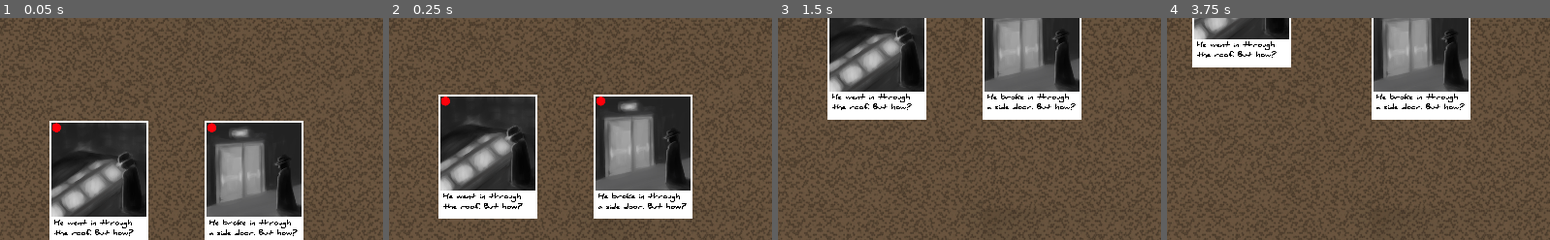
Above: before the commit, frames 1-4 (left to right).
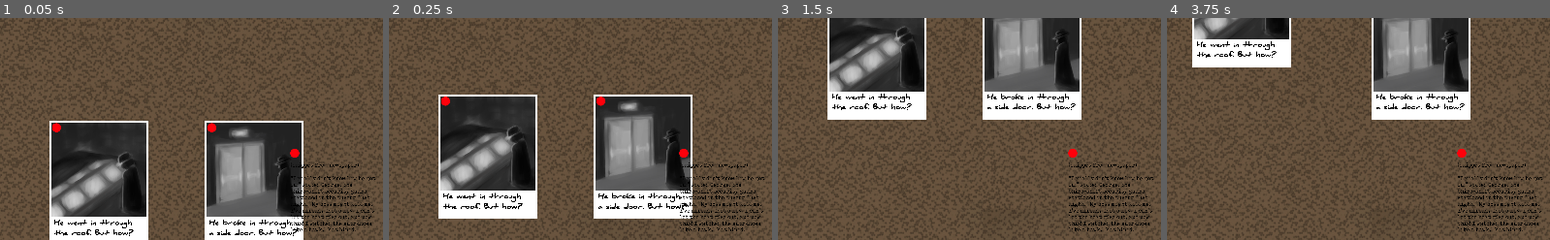
Above: after the commit, the same moments.

Repository: IanWark/VGADGameJamWinter2019
Game: Godot game, scene res://scenes/game_screen.tscn
Two runs of this game, one before a commit and one after it. Both use one fixed random seed, a clock stepped at 60 frames per second and the inputs below.
Inputs (mouse positions are % of the whole screen's width and height, from its top left):
- Up to frame 1 (0.05 s): no input
- Up to frame 2 (0.25 s): no input
- Up to frame 3 (1.5 s): drag from (5, 7) to (27, 20) at 0.52 s; tap Enter at 1.25 s; drag from (11, 20) to (31, 42) at 1.27 s
- Up to frame 4 (3.75 s): tap Space at 2, 3.5 s; move the mouse to (21, 7) at 2.02 s; press the mouse at (21, 7) at 2.03 s; release the mouse at (21, 7) at 2.75 s; tap Enter at 2.75 s; drag from (27, 20) to (31, 42) at 2.77 s; drag from (31, 42) to (21, 7) at 3.52 s
The pictures show only the part of the screen within x 23-73%, y 46-96%; the shares and areas given below are measured in that part.

The runs differ from the first frame. In frame 1, 1.2% of the frame differs, in the area x 75-98%, y 58-97%; in frame 2, 1.2%; in frame 3, 1.2%; in frame 4, 1.2%.

Commit message:
Key clue without texture

Diff:
--- a/scenes/clues/clue.tscn
+++ b/scenes/clues/clue.tscn
@@ -3,9 +3,6 @@
 [ext_resource path="res://art/clue_crowbar.jpg" type="Texture" id=1]
 [ext_resource path="res://scripts/clues/clue.gd" type="Script" id=2]
 [ext_resource path="res://scenes/pin.tscn" type="PackedScene" id=3]
-
-
-
 
 [sub_resource type="RectangleShape2D" id=1]
 
--- a/scenes/clues/crowbar.tscn
+++ b/scenes/clues/crowbar.tscn
@@ -2,4 +2,4 @@
 
 [ext_resource path="res://scenes/clues/clue.tscn" type="PackedScene" id=1]
 
-[node name="crowbar" index="0" instance=ExtResource( 1 )]
+[node name="crowbar" instance=ExtResource( 1 )]
--- a/scenes/clues/key.tscn
+++ b/scenes/clues/key.tscn
@@ -13,6 +13,7 @@
 [node name="clue" index="0" instance=ExtResource( 1 )]
 
 texture = null
+_sections_unfolded = [ "Region", "Transform" ]
 
 [node name="RichTextLabel" type="RichTextLabel" parent="." index="0"]
 
--- a/scenes/game_screen.tscn
+++ b/scenes/game_screen.tscn
@@ -8,6 +8,7 @@
 [ext_resource path="res://scenes/events/event_1_b.tscn" type="PackedScene" id=6]
 [ext_resource path="res://scripts/strings.gd" type="Script" id=7]
 [ext_resource path="res://scenes/clues/crowbar.tscn" type="PackedScene" id=8]
+[ext_resource path="res://scenes/clues/key.tscn" type="PackedScene" id=9]
 
 [sub_resource type="Gradient" id=1]
 
@@ -279,3 +280,7 @@
 [node name="crowbar" parent="." index="8" instance=ExtResource( 8 )]
 
 position = Vector2( 837.32, 395.333 )
+
+[node name="clue" parent="." index="9" instance=ExtResource( 9 )]
+
+position = Vector2( 693, 501 )
Not shown: 1 places in scenes/game_screen.tscn that only renumber resources
